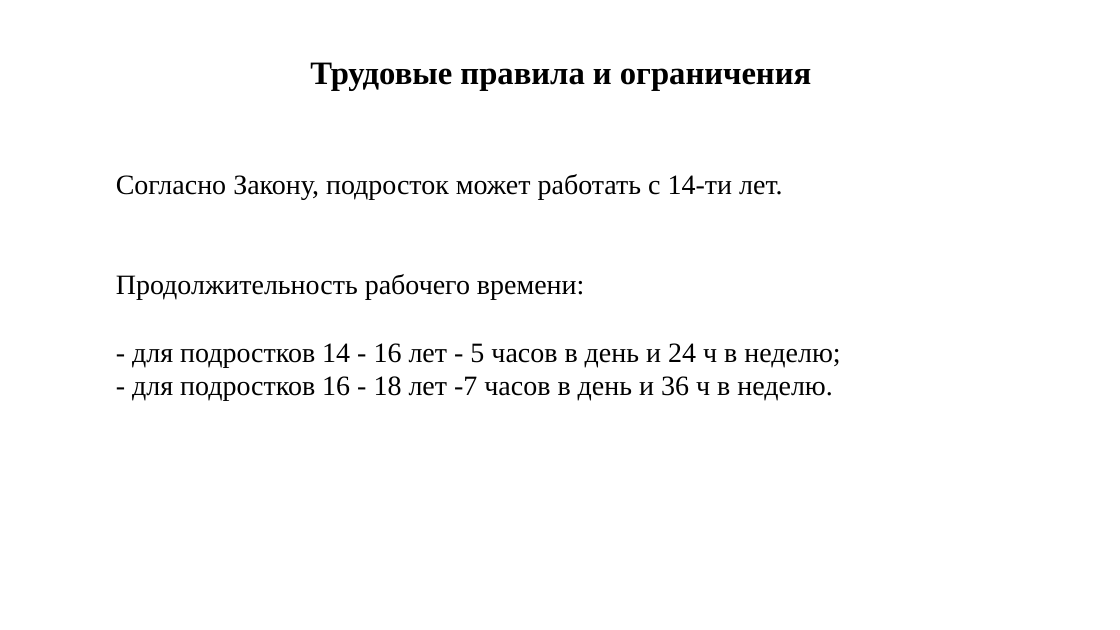
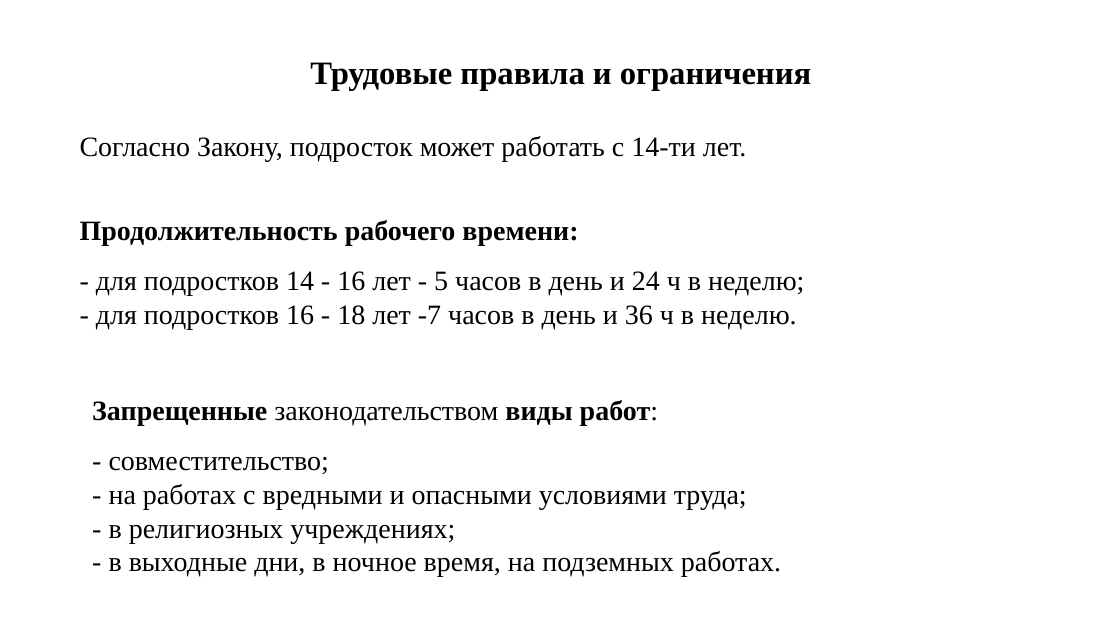
Before and after one commit to lolornok31/Proect, a slide deck: slide 6 of презнтация с текстом/Suknevich_prezentatsia.pptx. Drawn at 1120x630 pixels with LibreOffice and Linux fonts; fonts in the diff are those of the drawing. Boxes give left, top, right and bottom in pixels: in the first picture for what was removed or moved away, otherwise in the second. Text is boxed around its words. In the diff, an @@ line names an element or a change of style, - is before the commit and + after.

```diff
--- a/презнтация с текстом/Suknevich_prezentatsia.pptx
+++ b/презнтация с текстом/Suknevich_prezentatsia.pptx
@@ text "Согласно Закону, подросток может работать ...": place and size @@
-text "Согласно Закону, подросток может работать ..." at [116,174,840,401]
+text "Согласно Закону, подросток может работать ..." at [80,136,804,330]
@@ text at [80,220,804,296]: bold on in "Продолжительность рабочего времени:"; line spacing 1 to 1.5 @@
@@ text added at [92,400,781,577], 24 pt, text #000000 @@
+Запрещенные законодательством виды работ:
+- совместительство;
+- на работах с вредными и опасными условиями труда;
+- в религиозных учреждениях;
+- в выходные дни, в ночное время, на подземных работах.
```
Also in this commit, not shown: 7 other slides changed, 2 slides added, 2 slides removed, 1 other file.
